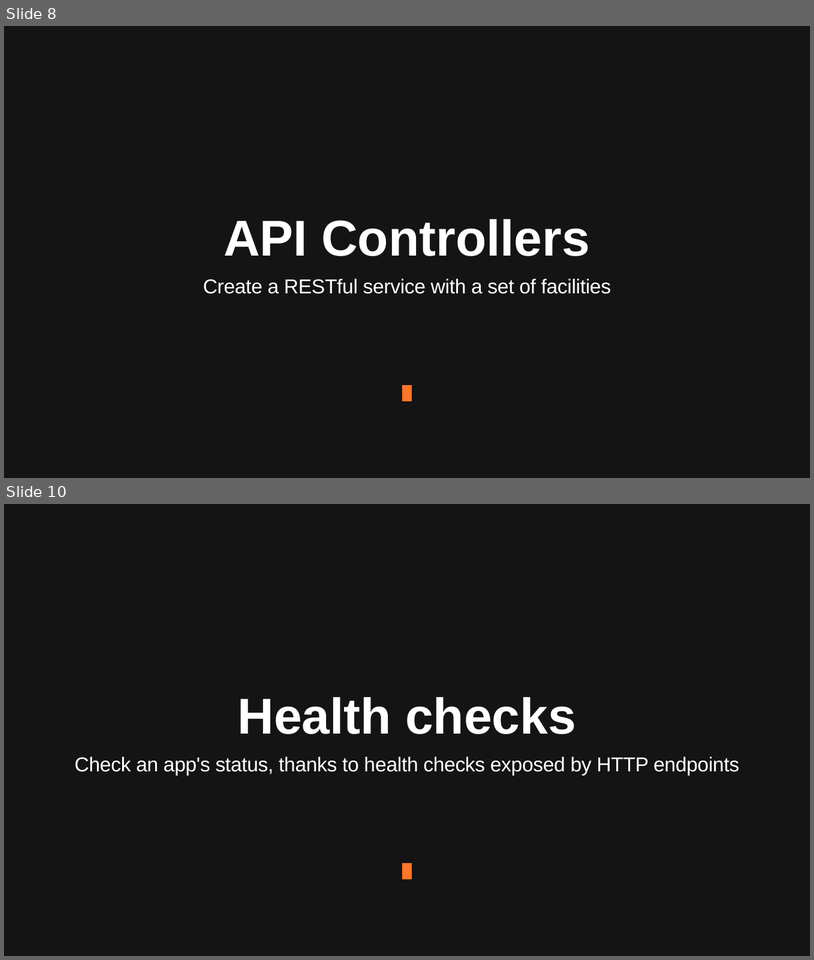
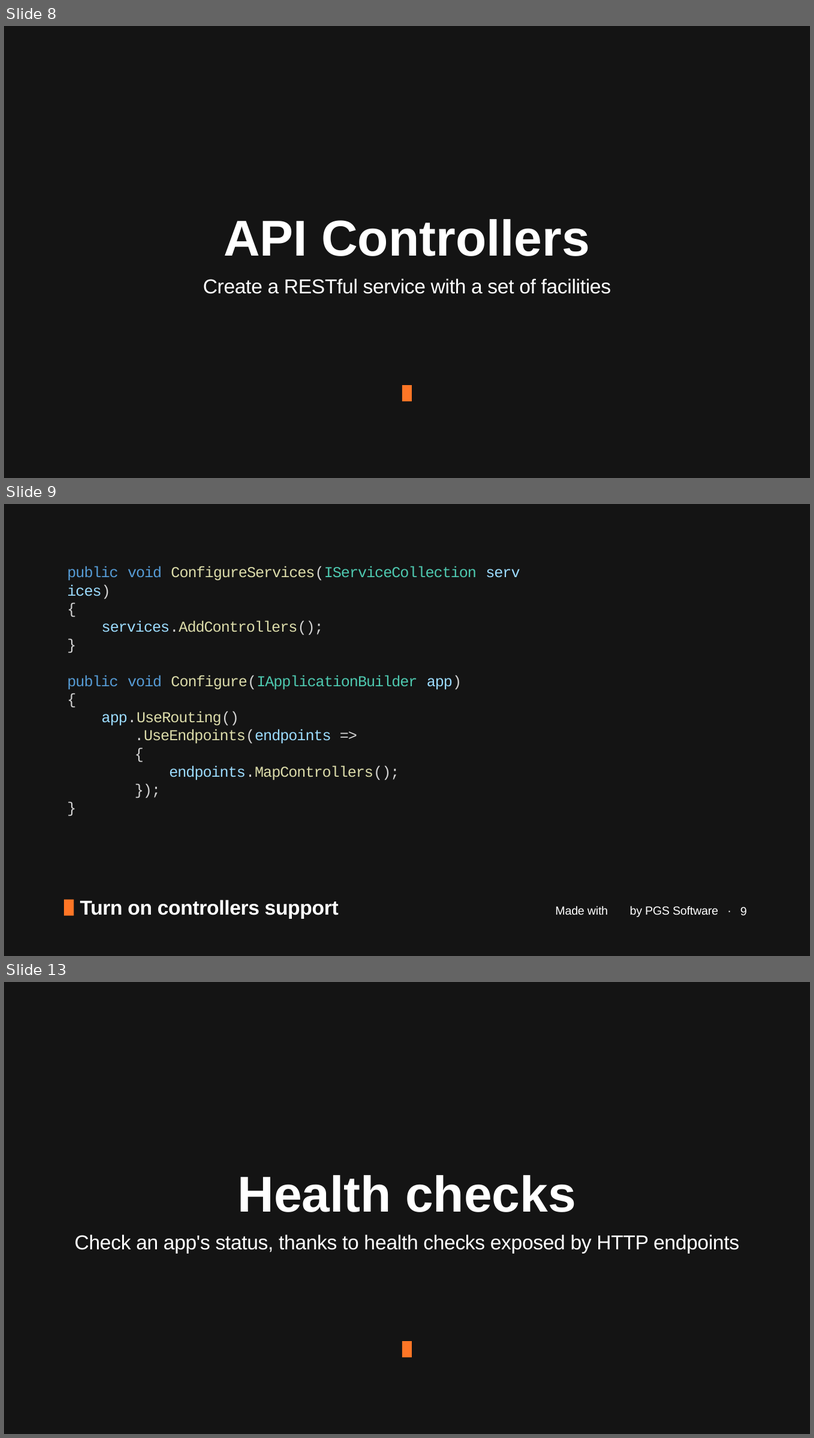
Before and after one commit to januszmarcinik/.NET-getting-started, a slide deck: PGS SharpDev.pptx. Shown one above the other, each under a label of ours: slides 8 and 10 before the commit, slides 8, 9 and 13 after it; the slides between them are not shown. The pictures are 814x960 and 814x1438 pixels, drawn with LibreOffice and Linux fonts; fonts in the diff are those of the drawing; background and template pictures are left out. Boxes give left, top, right and bottom in pixels: in the first picture for what was removed or moved away, otherwise in the second. Text is boxed around its words. In the diff, an @@ line names an element or a change of style, - is before the commit and + after.

Commit message:
Added controllers configuration in PPTX

```diff
--- a/PGS SharpDev.pptx
+++ b/PGS SharpDev.pptx
@@ slide 9 added at (4,504,810,956), background #141414 @@
@@ text added at (67,566,477,781), 36 pt, text #DCDCAA @@
+public void ConfigureServices(IServiceCollection services)
+{
+services.AddControllers();
+}
+public void Configure(IApplicationBuilder app)
+{
+app.UseRouting()
+.UseEndpoints(endpoints =>
+{
+endpoints.MapControllers();
+});
+}
@@ rectangle added at (64,900,74,916), fill #FF7626 @@
@@ text added at (80,900,339,919), 48 pt, text #FFFFFF, bold @@
+Turn on controllers support
@@ text added at (555,906,719,917), 28 pt, text #FFFFFF @@
+Made with by PGS Software ·
@@ page number added at (741,907,747,916), 28 pt, text #FFFFFF @@
+9
@@ what was slide 10 is now slide 13 @@
```
Also in this commit, not shown: 1 slide changed, 3 other slides added, 1 slide removed.
